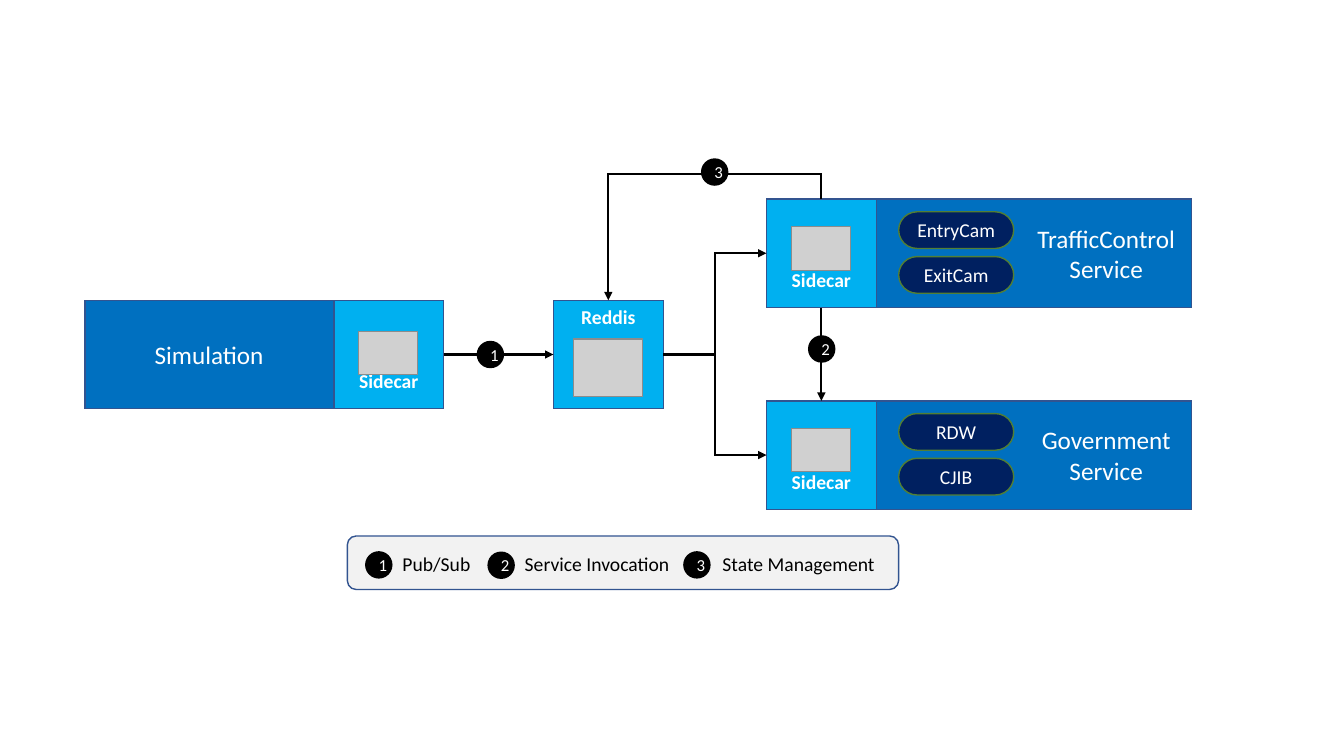
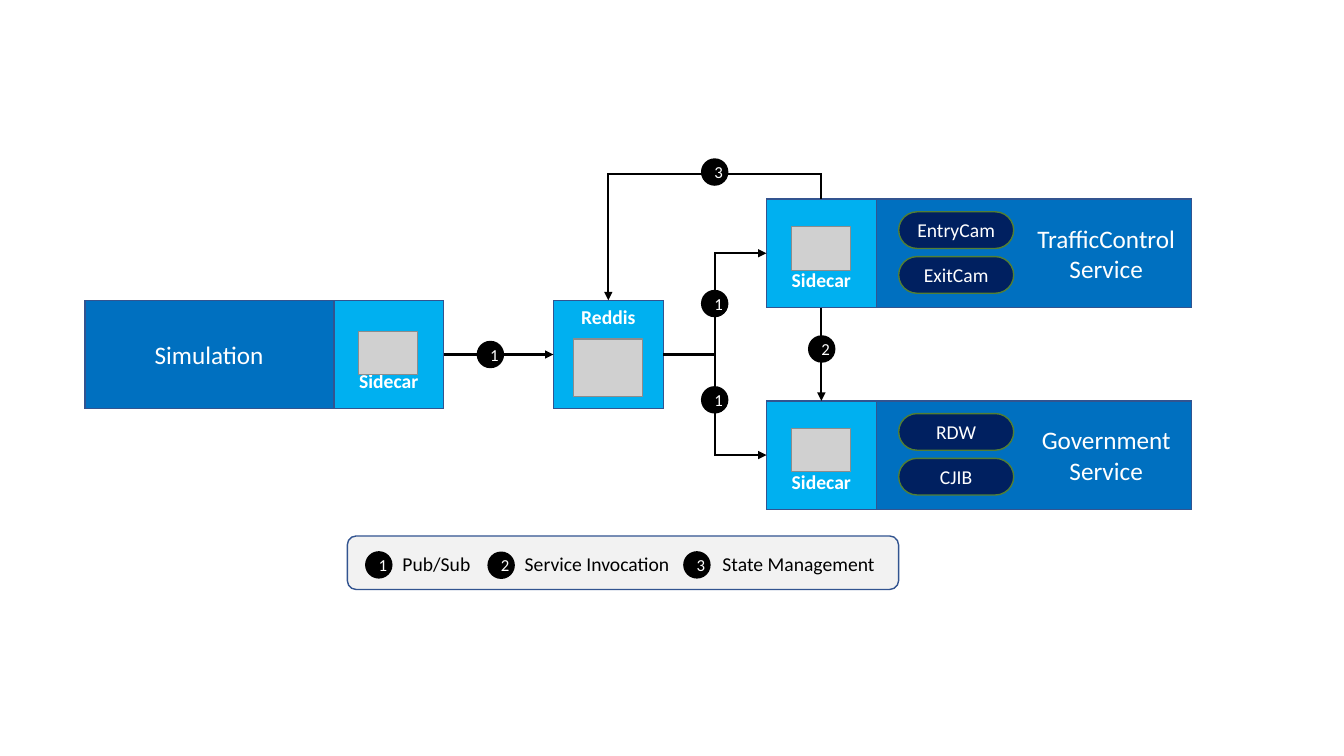
Before and after one commit to EdwinVW/dapr-hands-on, a slide deck: slide 4 of dapr TrafficControl Figures.pptx. Drawn at 1344x756 pixels with LibreOffice and Linux fonts; fonts in the diff are those of the drawing; grey boxes stand for pictures. Boxes give left, top, right and bottom in pixels: in the first picture for what was removed or moved away, otherwise in the second. Text is boxed around its words. In the diff, an @@ line names an element or a change of style, - is before the commit and + after.

```diff
--- a/dapr TrafficControl Figures.pptx
+++ b/dapr TrafficControl Figures.pptx
@@ ellipse added at [701, 290, 728, 318], fill #000000, 12 pt, text #FFFFFF @@
+1
@@ ellipse added at [701, 386, 728, 413], fill #000000, 12 pt, text #FFFFFF @@
+1
```
Also in this commit, not shown: 28 other files.
